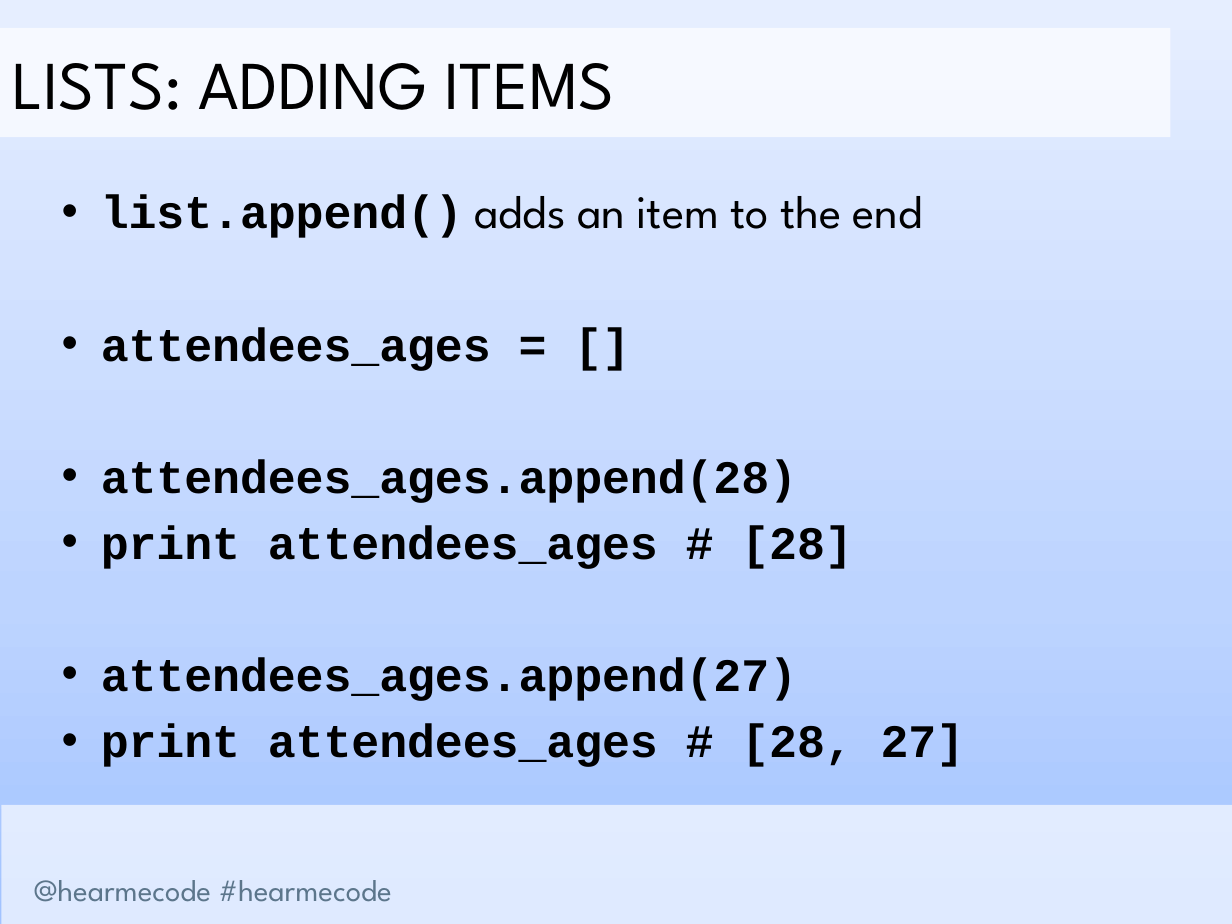
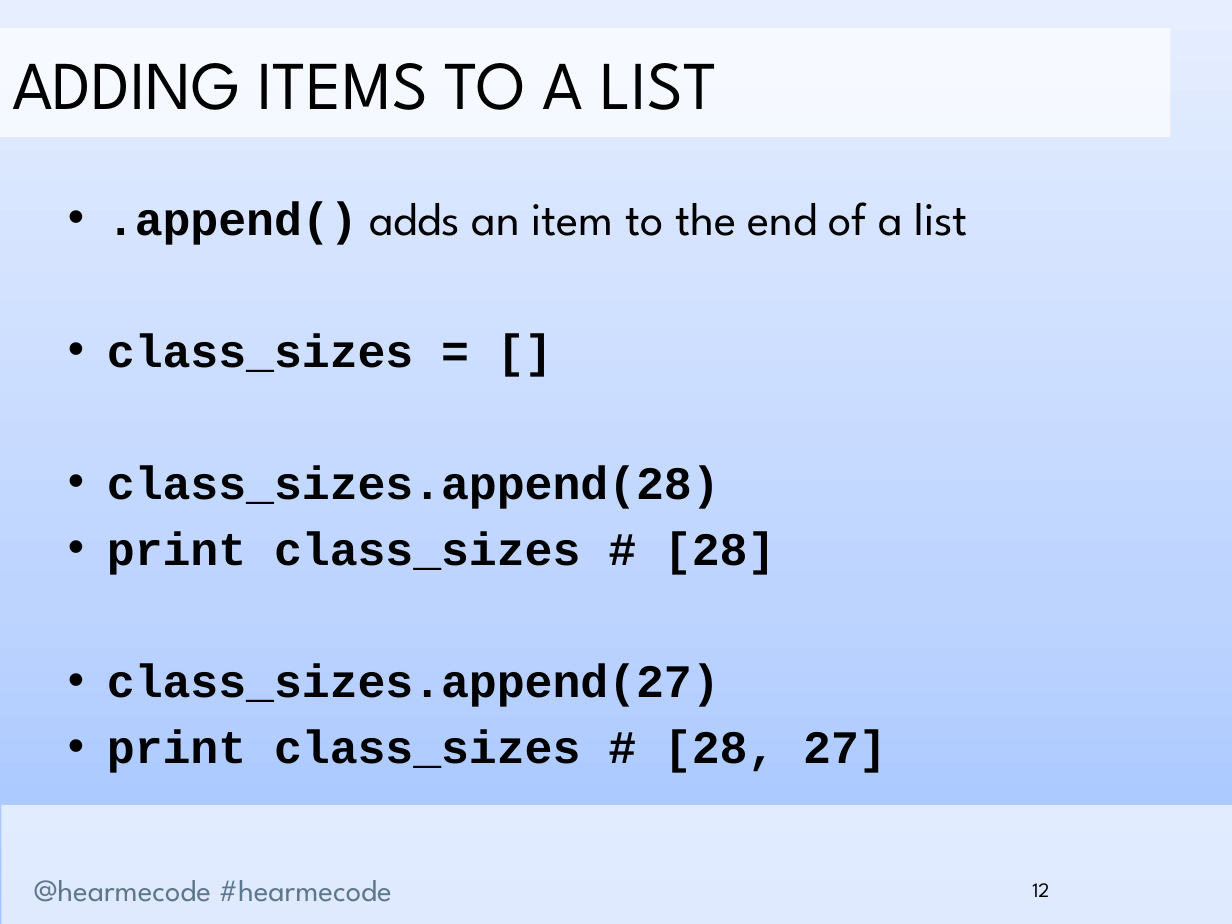
Before and after one commit to hearmecode/slides, a slide deck: slide 12 of Lesson 2/Hear Me Code - Lists and Loops.pptx. Drawn at 1232x924 pixels with LibreOffice and Linux fonts; fonts in the diff are those of the drawing; background and template pictures are left out. Boxes give left, top, right and bottom in pixels: in the first picture for what was removed or moved away, otherwise in the second. Text is boxed around its words. In the diff, an @@ line names an element or a change of style, - is before the commit and + after.

```diff
--- a/Lesson 2/Hear Me Code - Lists and Loops.pptx
+++ b/Lesson 2/Hear Me Code - Lists and Loops.pptx
@@ text in rectangle at [12,63,717,110]: text changed @@
-LISTS: ADDING ITEMS
+ADDING ITEMS TO A LIST
@@ text at [107,201,968,773]: text changed @@
-• list.append() adds an item to the end
-• attendees_ages = []
-• attendees_ages.append(28)
-• print attendees_ages # [28]
-• attendees_ages.append(27)
-• print attendees_ages # [28, 27]
+• .append() adds an item to the end of a list
+• class_sizes = []
+• class_sizes.append(28)
+• print class_sizes # [28]
+• class_sizes.append(27)
+• print class_sizes # [28, 27]
@@ page number added at [1032,883,1049,897], 12 pt, text #000000 @@
+12
```
Also in this commit, not shown: 29 other slides changed, 7 slides added, 3 slides removed, 2 other files.
